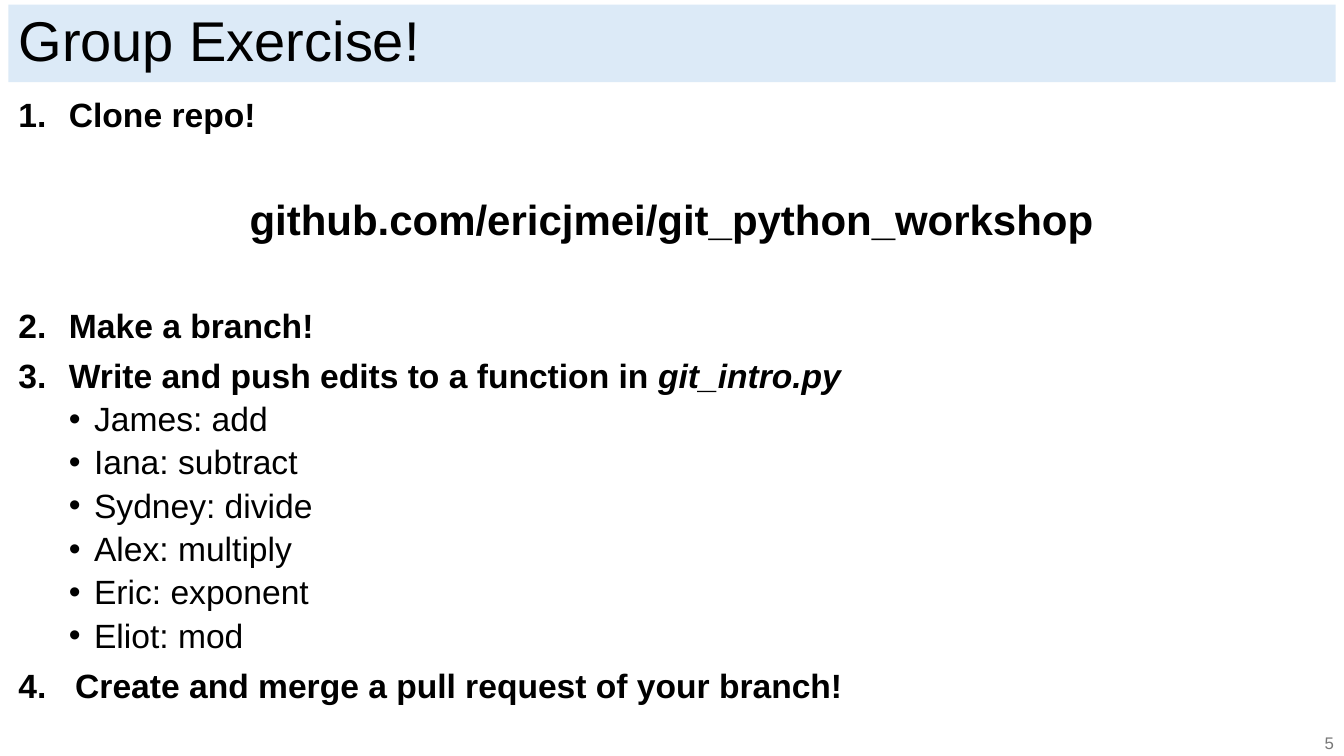
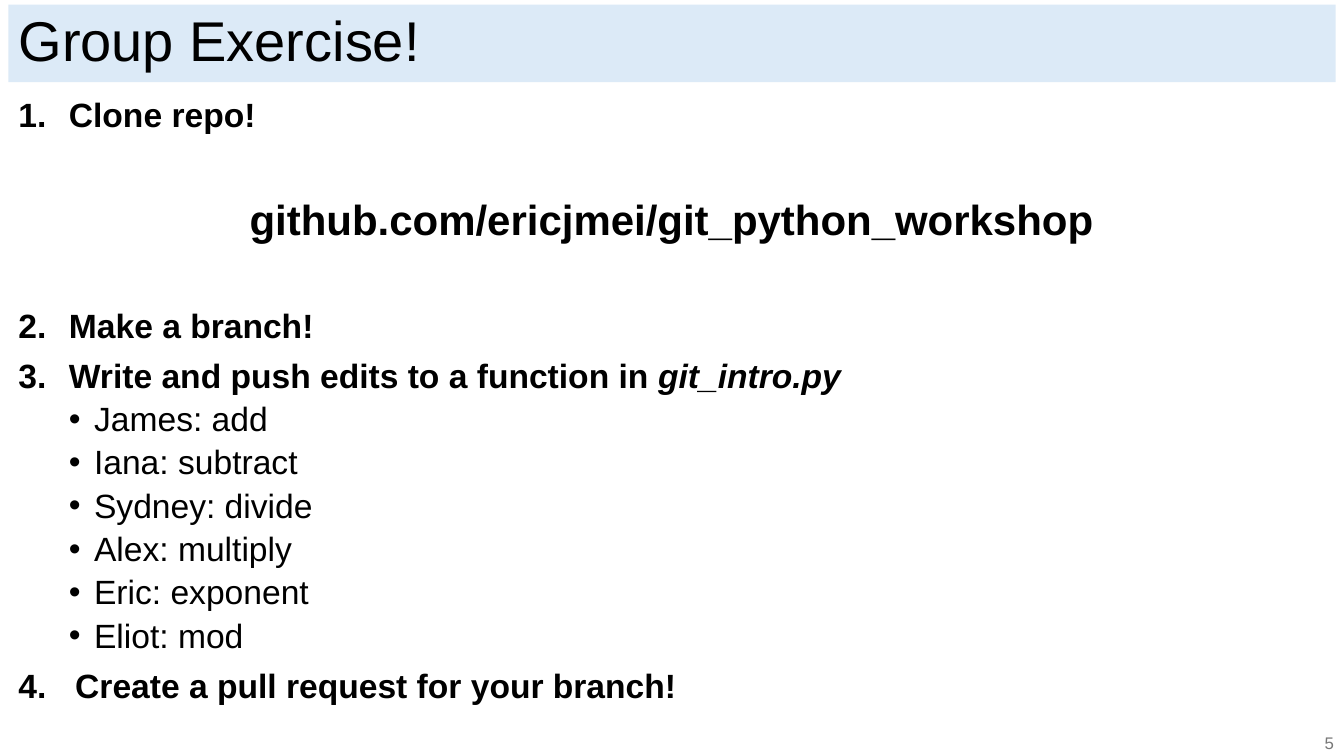
Before and after one commit to ericjmei/git_python_workshop, a slide deck: slide 8 of slides/git_slides.pptx. Drawn at 1344x756 pixels with LibreOffice and Linux fonts; fonts in the diff are those of the drawing. Boxes give left, top, right and bottom in pixels: in the first picture for what was removed or moved away, otherwise in the second. Text is boxed around its words. In the diff, an @@ line names an element or a change of style, - is before the commit and + after.

```diff
--- a/slides/git_slides.pptx
+++ b/slides/git_slides.pptx
@@ text at (x1=75, y1=673, x2=676, y2=705): text changed @@
-4. Create and merge a pull request of your branch!
+4. Create a pull request for your branch!
```
Also in this commit, not shown: 1 other slide changed.
